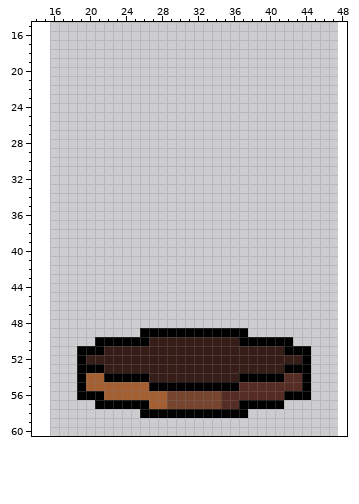
A pixel-art file gets an edit: assets/mixture/background.aseprite. That is the earlier state.
32x64 pixels, 1 frame. Shown: x 14..48, y 15..60. The old version is drawn lined up with the new one, on the new canvas.
After:
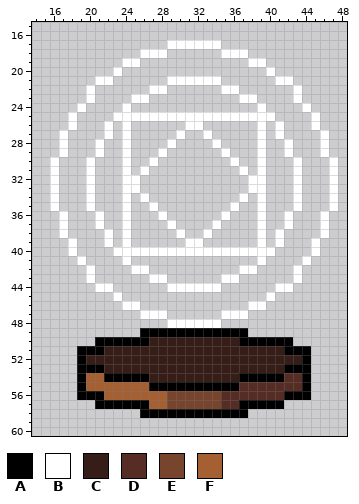
Palette (. is transparent): A #000000  B #ffffff  C #361d17  D #562d24  E #77442d  F #a45f32
The edit:
canvas 32x64 -> 64x64, the old top-left corner now at 16,0
The edit adds colour B in row 17 at x 29 to 34; in row 18 at x 26 to 28 and 35 to 37; in row 19 at x 24 to 25 and 38 to 39; in row 20 at x 23 and 40; in row 21 at x 21 to 22, 29 to 34 and 41 to 42; in row 22 at x 20, 27 to 28, 35 to 36 and 43.
The edit adds colour B in row 23 at x 20, 25 to 26, 37 to 38 and 43; in row 24 at x 19, 24, 39 and 44; in row 25 at x 18, 23 to 40 and 45; in row 26 at x 18, 22, 24, 31 to 32, 39, 41 and 45; in row 27 at x 17, 22, 24, 30, 33, 39, 41 and 46; in row 28 at x 17, 21, 24, 29, 34, 39, 42 and 46.
The edit adds colour B in row 29 at x 17, 21, 24, 28, 35, 39, 42 and 46; in row 30 at x 16, 20, 24, 27, 36, 39, 43 and 47; in row 31 at x 16, 20, 24, 26, 37, 39, 43 and 47; in rows 32 to 33 at x 16, 20, 24 to 25, 38 to 39, 43 and 47; in row 34 at x 16, 20, 24, 26, 37, 39, 43 and 47; in row 35 at x 16, 20, 24, 27, 36, 39, 43 and 47.
The edit adds colour B in row 36 at x 17, 21, 24, 28, 35, 39, 42 and 46; in row 37 at x 17, 21, 24, 29, 34, 39, 42 and 46; in row 38 at x 17, 22, 24, 30, 33, 39, 41 and 46; in row 39 at x 18, 22, 24, 31 to 32, 39, 41 and 45; in row 40 at x 18, 23 to 40 and 45; in row 41 at x 19, 24, 39 and 44.
The edit adds colour B in row 42 at x 20, 25 to 26, 37 to 38 and 43; in row 43 at x 20, 27 to 28, 35 to 36 and 43; in row 44 at x 21 to 22, 29 to 34 and 41 to 42; in row 45 at x 23 and 40; in row 46 at x 24 to 25 and 38 to 39; in row 47 at x 26 to 28 and 35 to 37.
The edit adds colour B in row 48 at x 29 to 34.
Where, in picture pixels (left, top, right, bottom), the same in both pictures:
added: (50, 40, 338, 328)
